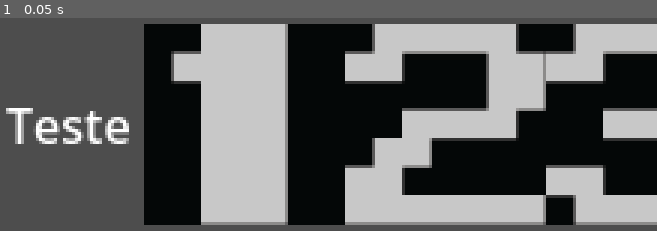
Above: before the commit, frame 1.
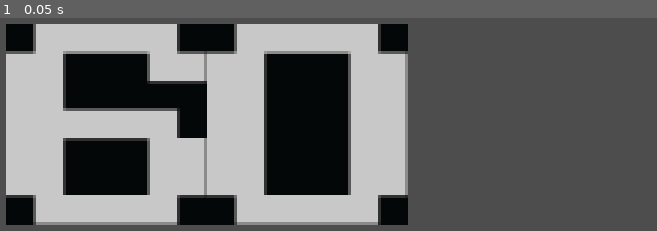
Above: after the commit, the same moment.

Repository: fabioorlandi/DuckTalesRMK
Game: Godot game, scene res://Cena teste de texto/control.tscn
Two runs of this game, one before a commit and one after it. Both use one fixed random seed, a clock stepped at 60 frames per second and the inputs below. This scene is started directly instead of the project's main scene.
Inputs:
- Up to frame 1 (0.05 s): no input

The runs differ from the first frame. In frame 1, 72% of the frame differs, in the area x 0-100%, y 2-98%.

Commit message:
Revert para o merge

Diff:
--- a/godot/Cena teste de texto/control.tscn
+++ b/godot/Cena teste de texto/control.tscn
@@ -22,5 +22,5 @@
 offset_right = 860.0
 offset_bottom = 334.0
 bbcode_enabled = true
-text = "TESTE 123"
+text = "50"
 script = ExtResource("1_0fbet")
--- a/godot/Cena teste de texto/rich_text_label.gd
+++ b/godot/Cena teste de texto/rich_text_label.gd
@@ -15,7 +15,7 @@
 }
 
 # This variable holds the number. Changing it automatically updates the UI.
-var current_value: String = "Teste 123":
+var current_value: int = 60:
 	set(value):
 		current_value = value
 		_update_image_display()
